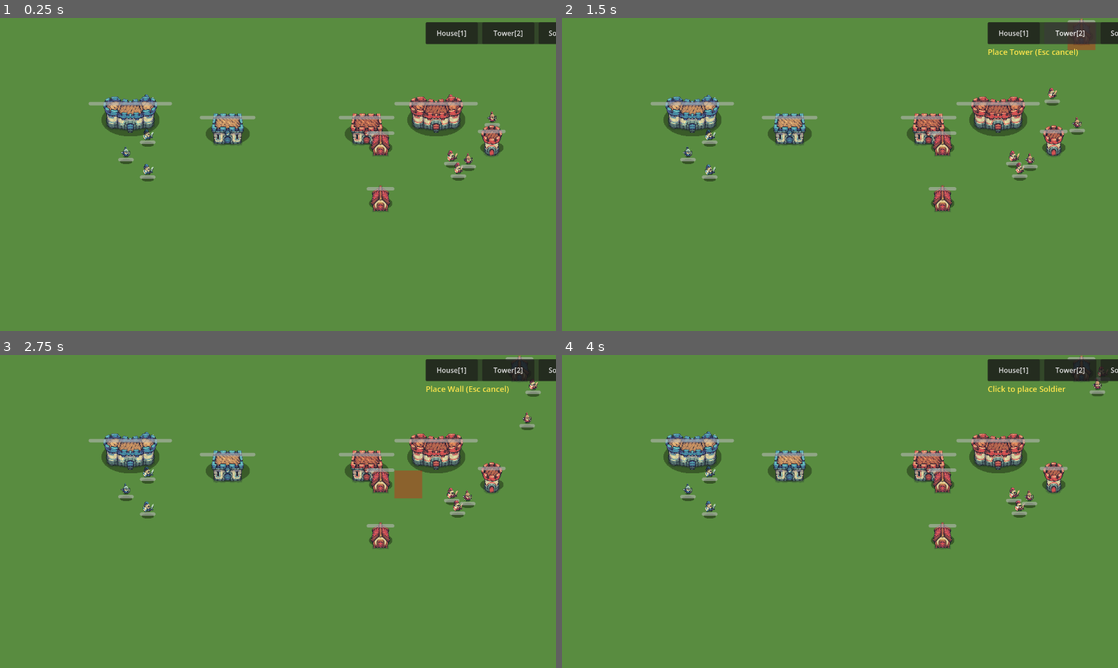
Above: before the commit, frames 1-4 (two rows, left to right).
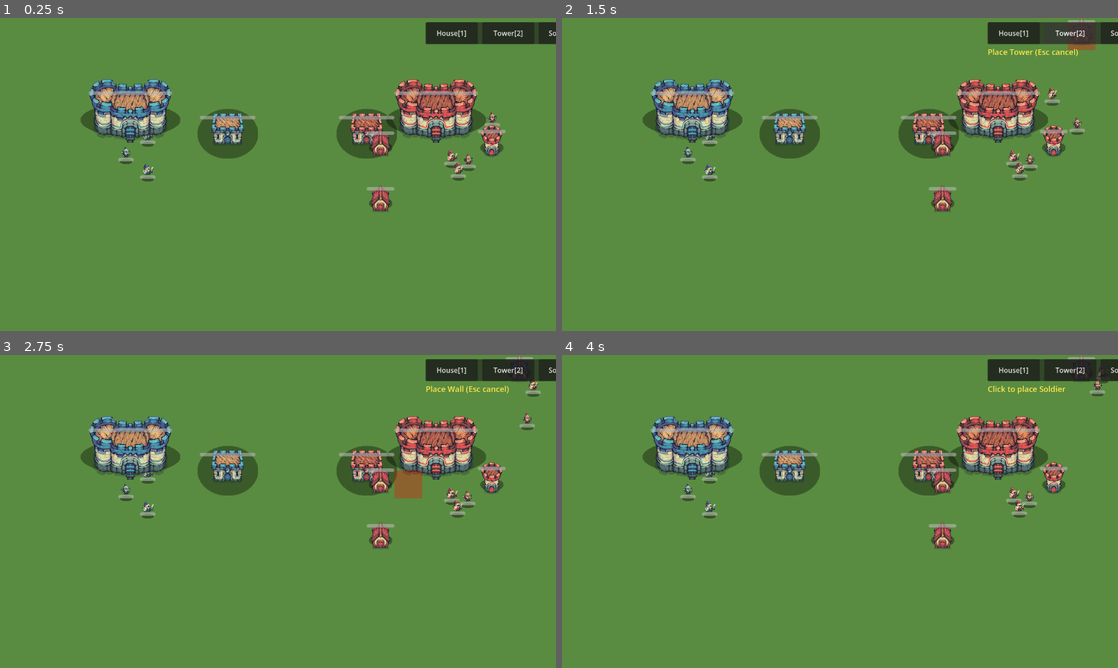
Above: after the commit, the same moments.

Repository: IguanaYu/godot_rts_start
Game: Godot game, scene res://scenes/main.tscn
Two runs of this game, one before a commit and one after it. Both use one fixed random seed, a clock stepped at 60 frames per second and the inputs below.
Inputs (mouse positions are in pixels of both pictures, inside the frame that each line leads up to):
- Up to frame 1 (0.25 s): no input
- Up to frame 2 (1.5 s): click "House[1]" at 0.5 s; click "Tower[2]" at 1.25 s
- Up to frame 3 (2.75 s): tap Enter at 2 s; move the mouse to (400, 495) at 2.02 s; tap 1 at 2.1 s; click (400, 495) at 2.17 s
- Up to frame 4 (4 s): move the mouse to (728, 527) at 2.77 s; hold S 2.78-3.53 s; tap 2 at 2.85 s; move the mouse to (895, 442) at 3.52 s; tap 3 at 3.6 s

The runs differ from the first frame. In frame 1, 6.4% of the frame differs, in the area x 14-88%, y 19-45%; in frame 2, 6.4%; in frame 3, 6.3%; in frame 4, 6.4%.

Commit message:
建筑脚本添加@tool模式，支持编辑器内实时预览和调整阴影/贴图参数

Diff:
--- a/scenes/barracks.tscn
+++ b/scenes/barracks.tscn
@@ -1,9 +1,14 @@
-[gd_scene format=3 uid="uid://barracks0001"]
+[gd_scene format=3 uid="uid://dhyxequcxurbh"]
 
+[ext_resource type="Texture2D" uid="uid://vqewokkrry6i" path="res://assets/buildings/blue_barracks/Barracks.png" id="2_lery3"]
 [ext_resource type="PackedScene" uid="uid://bxbld0001" path="res://scenes/building.tscn" id="base"]
 
-[node name="Barracks" instance=ExtResource("base")]
+[node name="Barracks" unique_id=759152347 instance=ExtResource("base")]
 building_type = 3
-shadow_scale_x = 0.8
-shadow_scale_y = 0.4
+shadow_scale_x = 1.1
+shadow_scale_y = 0.9
 sprite_lift_ratio = 0.18
+
+[node name="BodySprite" parent="." index="2" unique_id=356943588]
+position = Vector2(0, -18.432001)
+texture = ExtResource("2_lery3")
--- a/scenes/castle.tscn
+++ b/scenes/castle.tscn
@@ -1,9 +1,17 @@
-[gd_scene format=3 uid="uid://castle0001"]
+[gd_scene format=3 uid="uid://8rfekrdqs7gf"]
 
+[ext_resource type="Texture2D" uid="uid://dmjrdvt5pi26q" path="res://assets/buildings/blue_castle/Castle.png" id="2_0ysgy"]
 [ext_resource type="PackedScene" uid="uid://bxbld0001" path="res://scenes/building.tscn" id="base"]
 
-[node name="Castle" instance=ExtResource("base")]
+[node name="Castle" unique_id=1983900034 instance=ExtResource("base")]
 building_type = 2
-shadow_scale_x = 0.7
+shadow_scale_x = 1.2
 shadow_scale_y = 0.4
+sprite_scale_x = 0.6
+sprite_scale_y = 0.7
 sprite_lift_ratio = 0.18
+
+[node name="BodySprite" parent="." index="2" unique_id=356943588]
+position = Vector2(0, -32.256)
+scale = Vector2(0.6, 0.7)
+texture = ExtResource("2_0ysgy")
--- a/scripts/building.gd
+++ b/scripts/building.gd
@@ -1,14 +1,32 @@
+@tool
 extends Node2D
 
 enum BuildingType { WALL, TOWER, CASTLE, BARRACKS }
 enum Team { PLAYER, ENEMY }
 
-@export var building_type: BuildingType = BuildingType.WALL
+@export var building_type: BuildingType = BuildingType.WALL:
+	set(v): building_type = v; _refresh_editor()
 @export var team: Team = Team.PLAYER
-@export var shadow_scale_x: float = 0.85
-@export var shadow_scale_y: float = 0.45
-@export var shadow_alpha: float = 0.35
-@export var sprite_lift_ratio: float = 0.15
+@export var shadow_scale_x: float = 0.85:
+	set(v): shadow_scale_x = v; _refresh_editor()
+@export var shadow_scale_y: float = 0.45:
+	set(v): shadow_scale_y = v; _refresh_editor()
+@export var shadow_alpha: float = 0.35:
+	set(v): shadow_alpha = v; _refresh_editor()
+@export var shadow_offset_x: float = 0.0:
+	set(v): shadow_offset_x = v; _refresh_editor()
+@export var shadow_offset_y: float = 0.0:
+	set(v): shadow_offset_y = v; _refresh_editor()
+@export var sprite_scale_x: float = 0.4:
+	set(v): sprite_scale_x = v; _refresh_editor()
+@export var sprite_scale_y: float = 0.4:
+	set(v): sprite_scale_y = v; _refresh_editor()
+@export var sprite_lift_ratio: float = 0.15:
+	set(v): sprite_lift_ratio = v; _refresh_editor()
+@export var sprite_offset_x: float = 0.0:
+	set(v): sprite_offset_x = v; _refresh_editor()
+@export var sprite_offset_y: float = 0.0:
+	set(v): sprite_offset_y = v; _refresh_editor()
 
 var hp: int
 var max_hp: int
@@ -34,41 +52,68 @@
 
 func _ready() -> void:
 	_setup_stats()
-	_setup_visuals()
-	_update_hp_bar()
+	if Engine.is_editor_hint():
+		_setup_editor_visuals()
+	else:
+		_setup_visuals()
+		_update_hp_bar()
 
 func _setup_stats() -> void:
 	match building_type:
 		BuildingType.WALL:
 			max_hp = 300
 			grid_size = Vector2i(1, 1)
-			shadow_scale_x = 0.85
-			shadow_scale_y = 0.45
-			sprite_lift_ratio = 0.12
 		BuildingType.TOWER:
 			max_hp = 150
 			grid_size = Vector2i(1, 1)
-			shadow_scale_x = 0.85
-			shadow_scale_y = 0.45
-			sprite_lift_ratio = 0.18
 		BuildingType.CASTLE:
 			max_hp = 500
 			grid_size = Vector2i(3, 3)
-			shadow_scale_x = 0.7
-			shadow_scale_y = 0.4
-			sprite_lift_ratio = 0.18
 		BuildingType.BARRACKS:
 			max_hp = 250
 			grid_size = Vector2i(2, 2)
-			shadow_scale_x = 0.8
-			shadow_scale_y = 0.4
-			sprite_lift_ratio = 0.18
 	hp = max_hp
+
+func _setup_editor_visuals() -> void:
+	_setup_texture()
+	_rebuild_shadow()
+	_apply_sprite_position()
 
 func _setup_visuals() -> void:
 	var pixel_size := Vector2(grid_size.x * 64, grid_size.y * 64)
 
 	# 贴图
+	_setup_texture()
+
+	# 碰撞
+	var shape := RectangleShape2D.new()
+	shape.size = pixel_size
+	collision_shape.shape = shape
+
+	# 血条位置
+	var sprite_height: float = pixel_size.y
+	if body_sprite.texture:
+		sprite_height = body_sprite.texture.get_height() * body_sprite.scale.y
+	hp_bar.offset_left = -pixel_size.x / 2.0
+	hp_bar.offset_right = pixel_size.x / 2.0
+	hp_bar.offset_top = -sprite_height / 2.0 - 8.0
+	hp_bar.offset_bottom = -sprite_height / 2.0
+
+	# 影子
+	_rebuild_shadow()
+
+	# 贴图上移
+	_apply_sprite_position()
+
+	# HPBar 跟随上移
+	var sprite_height_final: float = pixel_size.y
+	if body_sprite.texture:
+		sprite_height_final = body_sprite.texture.get_height() * body_sprite.scale.y
+	var lift: float = sprite_height_final * sprite_lift_ratio
+	hp_bar.offset_top += lift + sprite_offset_y
+	hp_bar.offset_bottom += lift + sprite_offset_y
+
+func _setup_texture() -> void:
 	var color_dir := "blue" if team == Team.PLAYER else "red"
 	var tex_path := ""
 	match building_type:
@@ -85,24 +130,21 @@
 		if tex and body_sprite:
 			body_sprite.texture = tex
 
-	# 碰撞
-	var shape := RectangleShape2D.new()
-	shape.size = pixel_size
-	collision_shape.shape = shape
-
-	# 血条位置（基于贴图实际高度）
-	var sprite_height: float = pixel_size.y
-	if body_sprite.texture:
-		sprite_height = body_sprite.texture.get_height() * body_sprite.scale.y
-	hp_bar.offset_left = -pixel_size.x / 2.0
-	hp_bar.offset_right = pixel_size.x / 2.0
-	hp_bar.offset_top = -sprite_height / 2.0 - 8.0
-	hp_bar.offset_bottom = -sprite_height / 2.0
-
-	# 创建脚底影子
-	_shadow = Sprite2D.new()
+func _rebuild_shadow() -> void:
+	if not is_node_ready():
+		return
+
+	# 移除旧阴影
+	if _shadow and is_instance_valid(_shadow):
+		_shadow.queue_free()
+		_shadow = null
+
+	var pixel_size := Vector2(grid_size.x * 64, grid_size.y * 64)
 	var shadow_w := int(pixel_size.x * shadow_scale_x)
 	var shadow_h := int(pixel_size.y * shadow_scale_y)
+	if shadow_w <= 0 or shadow_h <= 0:
+		return
+
 	var img := Image.create(shadow_w, shadow_h, false, Image.FORMAT_RGBA8)
 	for x in range(shadow_w):
 		for y in range(shadow_h):
@@ -110,17 +152,57 @@
 			var dy := (float(y) - shadow_h / 2.0) / (shadow_h / 2.0)
 			if dx * dx + dy * dy <= 1.0:
 				img.set_pixel(x, y, Color(0, 0, 0, shadow_alpha))
+
+	_shadow = Sprite2D.new()
 	_shadow.texture = ImageTexture.create_from_image(img)
 	_shadow.z_index = 0
+	_shadow.position = Vector2(shadow_offset_x, shadow_offset_y)
 	add_child(_shadow)
 	move_child(_shadow, 0)
 
-	# 贴图上移，形成站立效果
+func _apply_sprite_position() -> void:
+	if not is_node_ready() or not body_sprite or not body_sprite.texture:
+		return
+
+	var sprite_height: float = body_sprite.texture.get_height() * sprite_scale_y
+	body_sprite.scale = Vector2(sprite_scale_x, sprite_scale_y)
 	var lift: float = sprite_height * sprite_lift_ratio
-	body_sprite.position.y = -lift
-	# HPBar 跟随上移
-	hp_bar.offset_top += lift
-	hp_bar.offset_bottom += lift
+	body_sprite.position.x = sprite_offset_x
+	body_sprite.position.y = -lift + sprite_offset_y
+
+func _refresh_editor() -> void:
+	if not Engine.is_editor_hint():
+		return
+	if not is_node_ready():
+		return
+
+	_setup_stats()
+	_setup_texture()
+	_rebuild_shadow()
+	_apply_sprite_position()
+	queue_redraw()
+
+func _draw() -> void:
+	if not Engine.is_editor_hint():
+		return
+
+	var cell := 64
+	var pixel_size := Vector2(grid_size.x * cell, grid_size.y * cell)
+	var origin := -pixel_size / 2.0
+
+	# 高亮填充建筑占用的格子
+	draw_rect(Rect2(origin, pixel_size), Color(0.3, 0.6, 1.0, 0.15))
+
+	# 画格子线
+	for x in range(grid_size.x + 1):
+		var x_pos := origin.x + x * cell
+		draw_line(Vector2(x_pos, origin.y), Vector2(x_pos, origin.y + pixel_size.y), Color(1, 1, 1, 0.5), 1.0)
+	for y in range(grid_size.y + 1):
+		var y_pos := origin.y + y * cell
+		draw_line(Vector2(origin.x, y_pos), Vector2(origin.x + pixel_size.x, y_pos), Color(1, 1, 1, 0.5), 1.0)
+
+	# 碰撞边界（红色）
+	draw_rect(Rect2(origin, pixel_size), Color(1, 0, 0, 0.6), false, 2.0)
 
 func is_dead() -> bool:
 	return _is_dead
@@ -130,6 +212,8 @@
 	return Rect2(global_position - pixel_size / 2.0, pixel_size)
 
 func _process(delta: float) -> void:
+	if Engine.is_editor_hint():
+		return
 	if _is_dead:
 		return
 	if building_type == BuildingType.TOWER:
@@ -182,6 +266,8 @@
 	arrow.hit_damage = int(attack_damage)
 
 func take_damage(amount: int) -> void:
+	if Engine.is_editor_hint():
+		return
 	if _is_dead:
 		return
 	hp = max(0, hp - amount)
